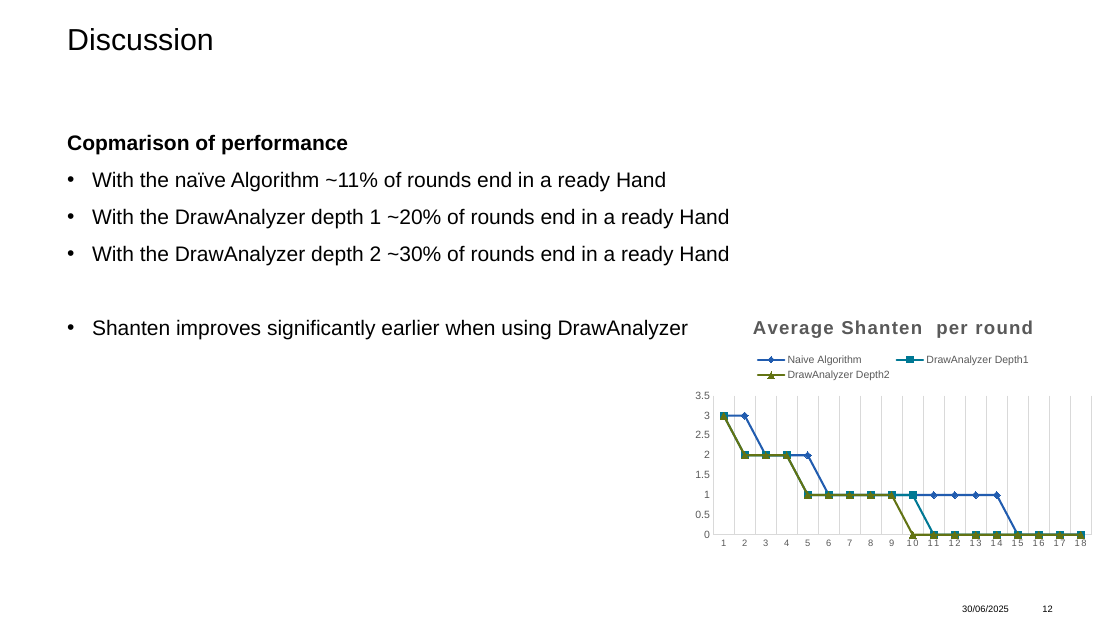
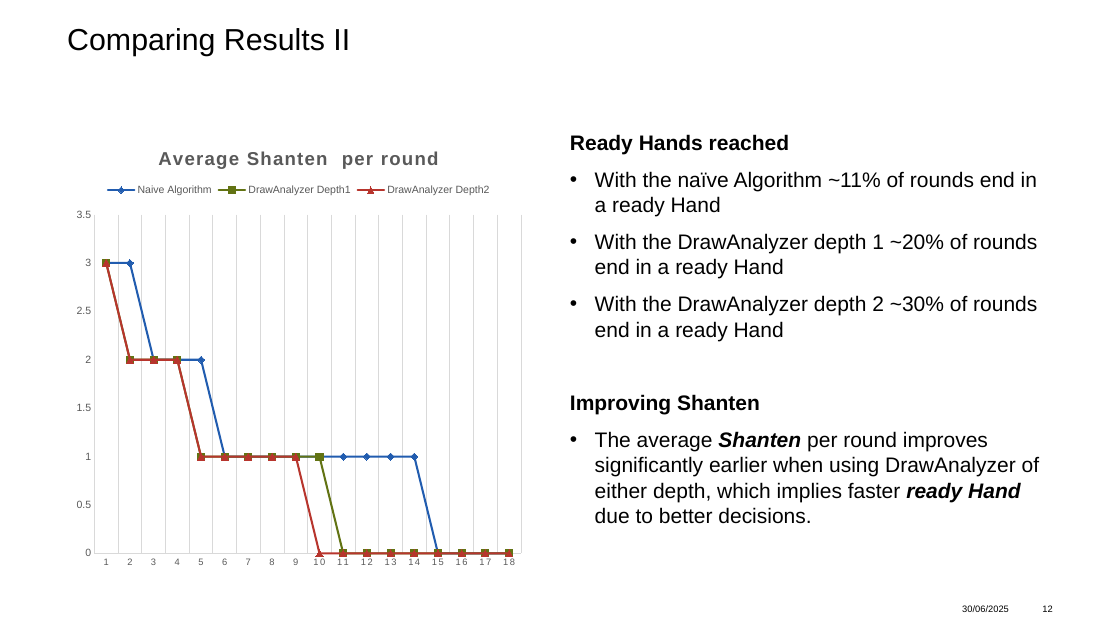
Before and after one commit to adidell01/MahjongOptimization, a slide deck: slide 12 of ProjectPresentation_asadikovic_jlyrer.pptx. Drawn at 1120x630 pixels with LibreOffice and Linux fonts; fonts in the diff are those of the drawing; background and template pictures are left out. Boxes give left, top, right and bottom in pixels: in the first picture for what was removed or moved away, otherwise in the second. Text is boxed around its words. In the diff, an @@ line names an element or a change of style, - is before the commit and + after.

Commit message:
Updated "Discussion" and "Results"

```diff
--- a/ProjectPresentation_asadikovic_jlyrer.pptx
+++ b/ProjectPresentation_asadikovic_jlyrer.pptx
@@ title at bbox=[67, 28, 350, 56]: text changed @@
-Discussion
+Comparing Results II
@@ line chart at bbox=[67, 130, 530, 576] @@
@@ colour of DrawAnalyzer Depth1 #007894 to #627313 @@
@@ colour of DrawAnalyzer Depth2 #627313 to #B7352D @@
@@ line chart: place and size @@
-line chart at bbox=[687, 303, 1100, 554]
+line chart at bbox=[67, 130, 530, 576]
@@ text at bbox=[570, 134, 789, 155]: text changed @@
-Copmarison of performance
+Ready Hands reached
@@ text "Ready Hands reached": place and size @@
-text "Ready Hands reached" at bbox=[67, 134, 729, 339]
+text "Ready Hands reached" at bbox=[570, 134, 1039, 524]
@@ text at bbox=[570, 394, 1039, 524]: text changed @@
-• Shanten improves significantly earlier when using DrawAnalyzer
+Improving Shanten
+• The average Shanten per round improves significantly earlier when using DrawAnalyzer of either depth, which implies faster ready Hand due to better decisions.
```
Also in this commit, not shown: 5 other slides changed, 1 slide added.
